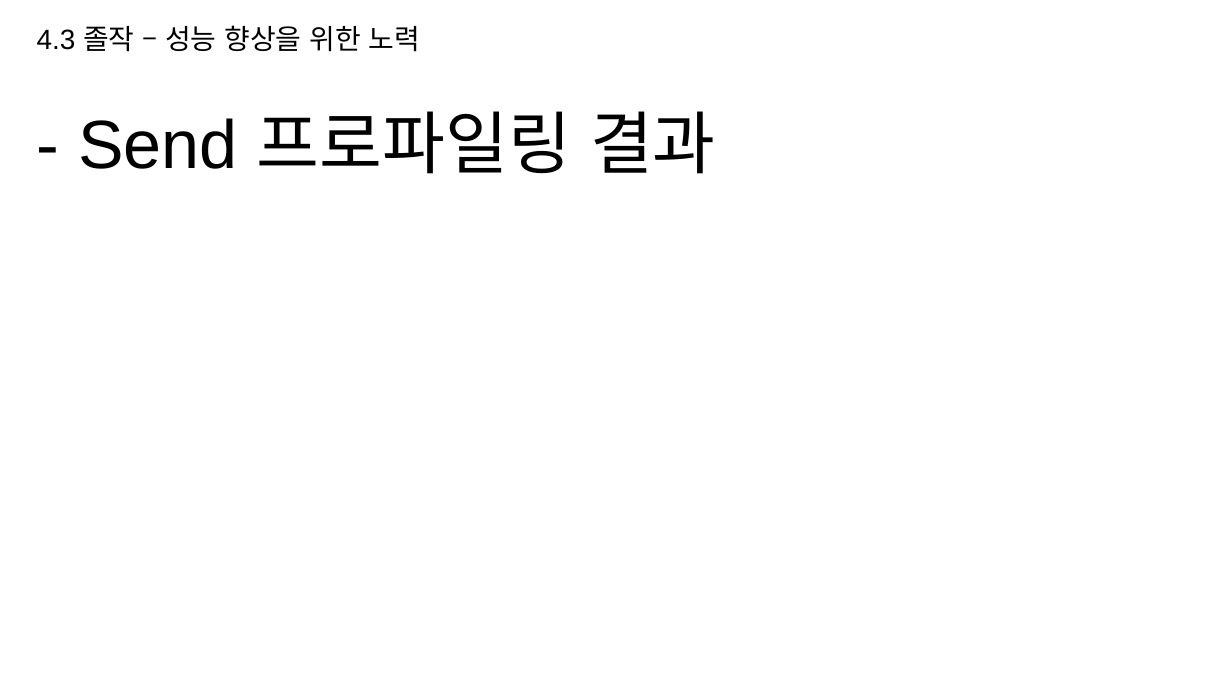
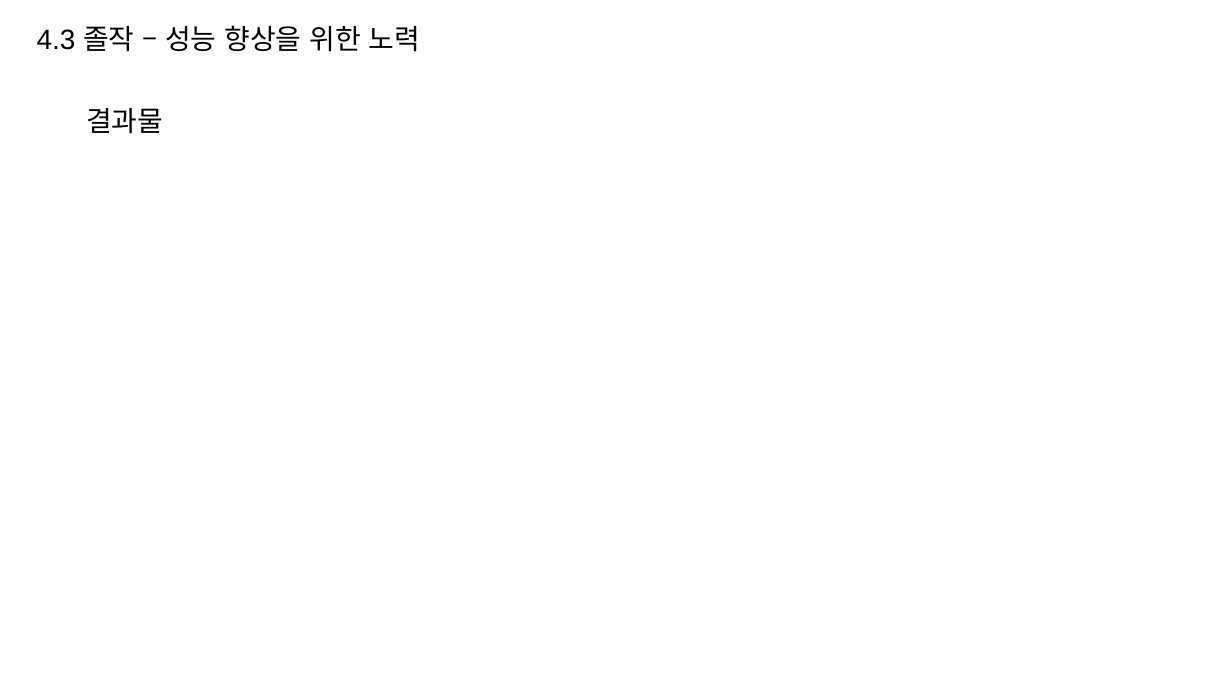
Before and after one commit to hypernagox/FYP_Evergreen, a slide deck: slide 45 of 포트폴리오/서버_최재혁/포트폴리오.pptx. Drawn at 1232x693 pixels with LibreOffice and Linux fonts; fonts in the diff are those of the drawing. Boxes give left, top, right and bottom in pixels: in the first picture for what was removed or moved away, otherwise in the second. Text is boxed around its words. In the diff, an @@ line names an element or a change of style, - is before the commit and + after.

```diff
--- a/포트폴리오/서버_최재혁/포트폴리오.pptx
+++ b/포트폴리오/서버_최재혁/포트폴리오.pptx
@@ title removed at (x1=78, y1=111, x2=716, y2=174) @@
-- Send 프로파일링 결과
@@ text added at (x1=86, y1=108, x2=163, y2=134), 18 pt, text #000000 @@
+결과물
```
Also in this commit, not shown: 4 other slides changed, 2 slides added, 2 slides removed.
